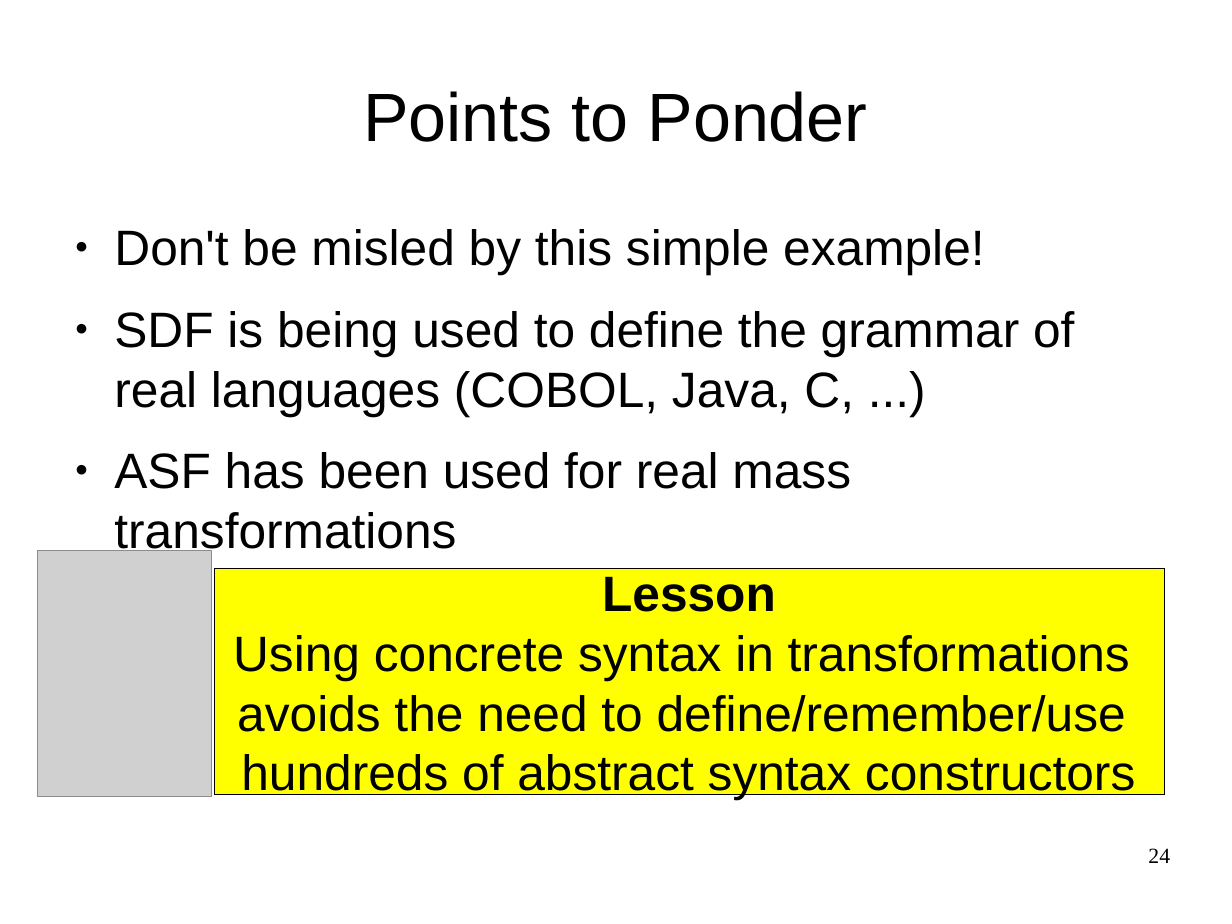
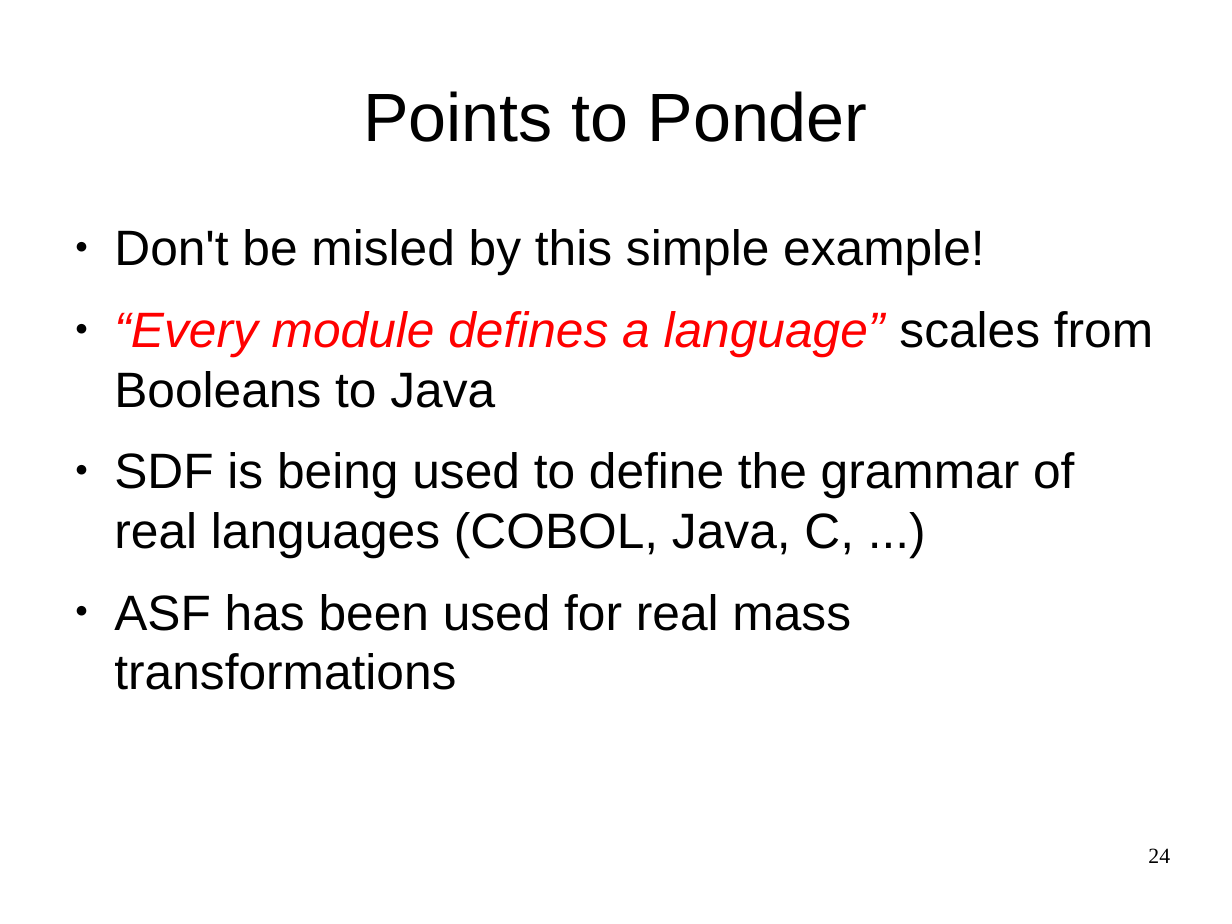
Before and after one commit to cwi-swat/meta-environment, a slide deck: slide 24 of meta-doc/analysis/rascal-slides/rascal-slides.odp. Drawn at 1232x924 pixels with LibreOffice and Linux fonts; fonts in the diff are those of the drawing; grey boxes stand for pictures; background and template pictures are left out. Boxes give left, top, right and bottom in pixels: in the first picture for what was removed or moved away, otherwise in the second. Text is boxed around its words. In the diff, an @@ line names an element or a change of style, - is before the commit and + after.

```diff
--- a/meta-doc/analysis/rascal-slides/rascal-slides.odp
+++ b/meta-doc/analysis/rascal-slides/rascal-slides.odp
@@ text at bbox=[114, 311, 1153, 408]: paragraph added @@
+● “Every module defines a language” scales from Booleans to Java
@@ picture removed at bbox=[38, 551, 212, 797] @@
@@ rectangle removed at bbox=[215, 569, 1165, 795] @@
-Lesson
-Using concrete syntax in transformations
-avoids the need to define/remember/use
-hundreds of abstract syntax constructors
```
Also in this commit, not shown: 12 other slides changed, 8 slides added, 1 other file.
